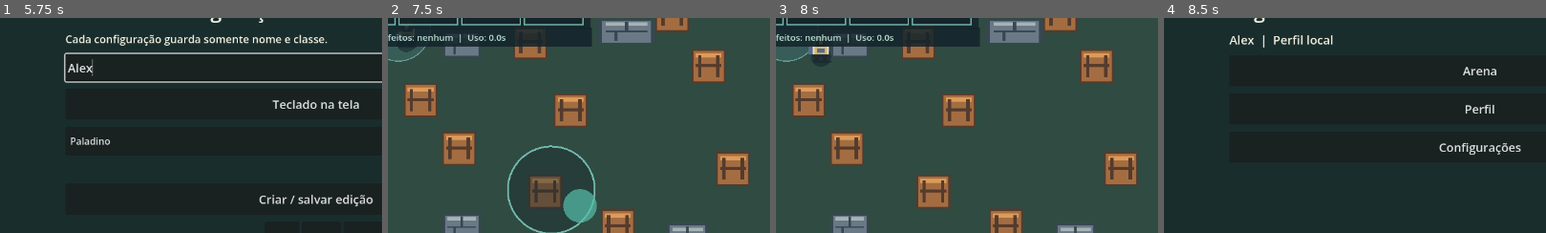
Above: before the commit, frames 1-4 (left to right).
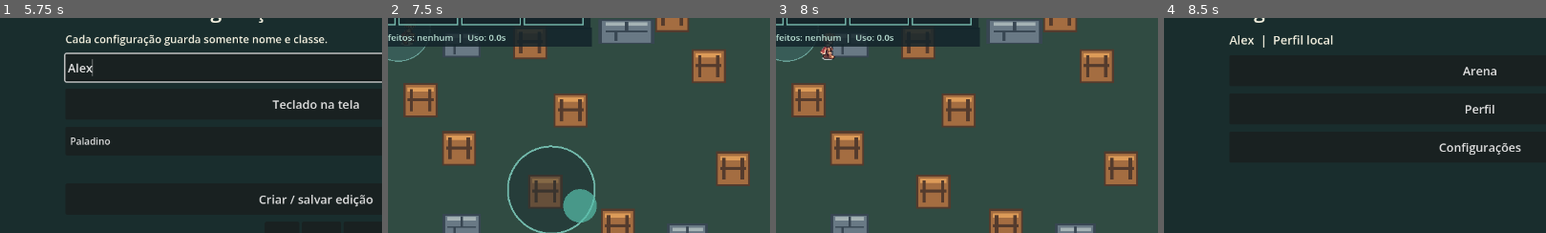
Above: after the commit, the same moments.

Repository: LRFSousa/RagArena
Game: Godot game, scene res://scenes/main.tscn
The game is run twice, just before and just after one commit, with the same random seed, the same clock (stepped at 60 frames per second) and the same inputs.
Inputs (mouse positions are % of the whole screen's width and height, from its top left):
- Up to frame 1 (5.75 s): click (50, 27) at 0.52 s; type "Alex" at 0.6 s; click "Teclado na tela" at 1.25 s; click "Criar personagem local" at 2 s; click "Arena" at 2.75 s; click (50, 27) at 3.52 s; type "Alex" at 3.6 s; click "Criar / salvar edição" at 4.25 s; click (50, 27) at 5.02 s; type "Alex" at 5.1 s
- Up to frame 2 (7.5 s): click "Jogar" at 5.75 s; tap Enter at 6.5 s; move the mouse to (72, 45) at 6.52 s; hold D (move_right) 6.53-7.25 s; hold Space (attack) 6.53-7.25 s; click (72, 45) at 6.67 s; tap R (restart) at 7.25 s; drag from (30, 55) to (45, 70) at 7.27 s
- Up to frame 3 (8 s): no input
- Up to frame 4 (8.5 s): move the mouse to (60, 28) at 8.02 s; hold D (move_right) from 8.03 s (still down); hold Space (attack) from 8.03 s (still down); tap M at 8.1 s
The pictures show only the part of the screen within x 9-59%, y 15-65%; the shares and areas given below are measured in that part.

Frame 1 is identical in both runs. In frame 2, less than 0.1% of the frame differs, in the area x 2-8%, y 5-16%; in frame 3, 0.4%, in the area x 8-16%, y 7-21%; in frame 4, nothing differs.

Commit message:
Add directional swordsman walk sprites

Diff:
--- a/scripts/player.gd
+++ b/scripts/player.gd
@@ -1,4 +1,11 @@
 extends CharacterBody2D
+
+const SWORDSMAN_WALK := {
+	"right": preload("res://assets/characters/swordsman/ragnarena_espachim_walk_right.png"),
+	"left": preload("res://assets/characters/swordsman/ragnarena_espachim_walk_left.png"),
+	"up": preload("res://assets/characters/swordsman/ragnarena_espachim_walk_up.png"),
+	"down": preload("res://assets/characters/swordsman/ragnarena_espachim_walk_down.png"),
+}
 
 @export var speed := 260.0
 var move_input := Vector2.ZERO
@@ -9,13 +16,32 @@
 var visual_dead := false
 var visual_time := 0.0
 var visual_sprite: Sprite2D
+var visual_direction := "right"
 
 func set_visual_class(id: String) -> void:
 	if id == visual_class:
 		return
 	visual_class = id
 	if visual_sprite != null:
-		visual_sprite.texture = load("res://assets/pixel/%s.png" % id)
+		apply_visual_class()
+
+func apply_visual_class() -> void:
+	if visual_class == "paladin":
+		visual_sprite.texture = SWORDSMAN_WALK[visual_direction]
+		visual_sprite.hframes = 6
+		visual_sprite.vframes = 1
+		visual_sprite.scale = Vector2(0.25, 0.25)
+	else:
+		visual_sprite.texture = load("res://assets/pixel/%s.png" % visual_class)
+		visual_sprite.hframes = 4
+		visual_sprite.vframes = 5
+		visual_sprite.scale = Vector2.ONE
+	visual_sprite.frame = 0
+
+func facing_direction() -> String:
+	if absf(facing.x) >= absf(facing.y):
+		return "right" if facing.x >= 0.0 else "left"
+	return "down" if facing.y >= 0.0 else "up"
 
 func show_attack() -> void:
 	attack_visual = 0.24
@@ -28,11 +54,9 @@
 	collision_layer = 1
 	collision_mask = 2
 	visual_sprite = Sprite2D.new()
-	visual_sprite.texture = load("res://assets/pixel/%s.png" % visual_class)
-	visual_sprite.hframes = 4
-	visual_sprite.vframes = 5
 	visual_sprite.texture_filter = CanvasItem.TEXTURE_FILTER_NEAREST
 	add_child(visual_sprite)
+	apply_visual_class()
 
 func _physics_process(delta: float) -> void:
 	damage_flash = maxf(0.0, damage_flash - delta)
@@ -42,13 +66,24 @@
 	move_and_slide()
 	if move_input.length_squared() > 0.01:
 		facing = move_input.normalized()
-	var row := 4 if visual_dead else 3 if damage_flash > 0.0 else 2 if attack_visual > 0.0 else 1 if move_input.length_squared() > 0.01 else 0
-	visual_sprite.frame_coords = Vector2i(int(visual_time * 7.0) % 4, row)
-	visual_sprite.flip_h = facing.x < -0.1
+	if visual_class == "paladin":
+		var next_direction := facing_direction()
+		if next_direction != visual_direction:
+			visual_direction = next_direction
+			visual_sprite.texture = SWORDSMAN_WALK[visual_direction]
+		visual_sprite.frame = 0 if visual_dead or damage_flash > 0.0 or move_input.length_squared() <= 0.01 else 2 if attack_visual > 0.0 else int(visual_time * 8.0) % 6
+		visual_sprite.modulate = Color(0.55, 0.55, 0.55, 0.7) if visual_dead else Color("ffaaa4") if damage_flash > 0.0 else Color("fff0c0") if attack_visual > 0.0 else Color.WHITE
+		visual_sprite.flip_h = false
+	else:
+		var row := 4 if visual_dead else 3 if damage_flash > 0.0 else 2 if attack_visual > 0.0 else 1 if move_input.length_squared() > 0.01 else 0
+		visual_sprite.frame_coords = Vector2i(int(visual_time * 7.0) % 4, row)
+		visual_sprite.modulate = Color.WHITE
+		visual_sprite.flip_h = facing.x < -0.1
 	queue_redraw()
 
 func _draw() -> void:
-	draw_ellipse_shadow()
+	if visual_class != "paladin":
+		draw_ellipse_shadow()
 
 func draw_ellipse_shadow() -> void:
 	draw_circle(Vector2(0, 16), 20, Color("13232a88"))
--- a/tests/release07_smoke.gd
+++ b/tests/release07_smoke.gd
@@ -29,7 +29,9 @@
 	check(arena.player.visual_sprite != null and arena.player.visual_sprite.texture != null, "personagem renderiza atlas")
 	for id in ["mage", "assassin", "archer", "paladin"]:
 		arena.player.set_visual_class(id)
-		check(arena.player.visual_class == id and arena.player.visual_sprite.texture.resource_path.ends_with("/%s.png" % id), "troca visual para %s" % id)
+		var expected := "ragnarena_espachim_walk_right.png" if id == "paladin" else "%s.png" % id
+		check(arena.player.visual_class == id and arena.player.visual_sprite.texture.resource_path.ends_with(expected), "troca visual para %s" % id)
+	arena.player.set_visual_class("mage")
 	arena.player.show_attack()
 	arena.player._physics_process(0.016)
 	check(arena.player.visual_sprite.frame_coords.y == 2, "ataque mostra animação")
--- /dev/null
+++ b/tests/release07_swordsman.gd
@@ -0,0 +1,42 @@
+extends SceneTree
+
+const PlayerScene = preload("res://scenes/player.tscn")
+const DIRECTIONS := ["right", "left", "up", "down"]
+var failures := 0
+
+func _initialize() -> void:
+	call_deferred("run_tests")
+
+func check(value: bool, label: String) -> void:
+	if value:
+		print("PASS: ", label)
+	else:
+		failures += 1
+		push_error("FAIL: " + label)
+
+func run_tests() -> void:
+	for direction in DIRECTIONS:
+		var path := "res://assets/characters/swordsman/ragnarena_espachim_walk_%s.png" % direction
+		var texture: Texture2D = load(path)
+		check(texture != null and texture.get_size() == Vector2(1536, 256), "%s: seis quadros de 256 px" % direction)
+		check(texture.get_image().get_pixel(0, 0).a == 0.0, "%s: transparência preservada" % direction)
+	var player = PlayerScene.instantiate()
+	root.add_child(player)
+	await process_frame
+	check(player.visual_class == "paladin" and player.visual_sprite.hframes == 6 and player.visual_sprite.vframes == 1 and player.visual_sprite.scale == Vector2(0.25, 0.25), "Espadachim substitui visual provisório do Paladino")
+	for direction in DIRECTIONS:
+		var vector := Vector2.RIGHT if direction == "right" else Vector2.LEFT if direction == "left" else Vector2.UP if direction == "up" else Vector2.DOWN
+		player.facing = vector
+		player.move_input = vector
+		player._physics_process(0.16)
+		check(player.visual_direction == direction and player.visual_sprite.texture.resource_path.ends_with("walk_%s.png" % direction), "animação aponta para %s" % direction)
+	player.move_input = Vector2.ZERO
+	player._physics_process(0.016)
+	check(player.visual_sprite.frame == 0, "parado usa primeiro quadro")
+	player.set_visual_class("mage")
+	check(player.visual_sprite.hframes == 4 and player.visual_sprite.vframes == 5 and player.visual_sprite.scale == Vector2.ONE, "outras classes mantêm sprites existentes")
+	player.queue_free()
+	await process_frame
+	if failures == 0:
+		print("RELEASE 0.7 ESPADACHIM: todos os testes passaram")
+	quit(0 if failures == 0 else 1)
Binary file added: assets/characters/swordsman/ragnarena_espachim_walk_down.png
Not shown, added: assets/characters/swordsman/ragnarena_espachim_walk_down.png.import
Binary file added: assets/characters/swordsman/ragnarena_espachim_walk_left.png
Not shown, added: assets/characters/swordsman/ragnarena_espachim_walk_left.png.import
Binary file added: assets/characters/swordsman/ragnarena_espachim_walk_right.png
Not shown, added: assets/characters/swordsman/ragnarena_espachim_walk_right.png.import
Binary file added: assets/characters/swordsman/ragnarena_espachim_walk_up.png
Not shown, added: assets/characters/swordsman/ragnarena_espachim_walk_up.png.import
Not shown, added: tests/release07_swordsman.gd.uid
Not shown, changed: docs/ART_STYLE_07.md
Not shown, changed: docs/BACKLOG.md
Not shown, changed: docs/CHANGELOG.md
(and 2 more such lines)
